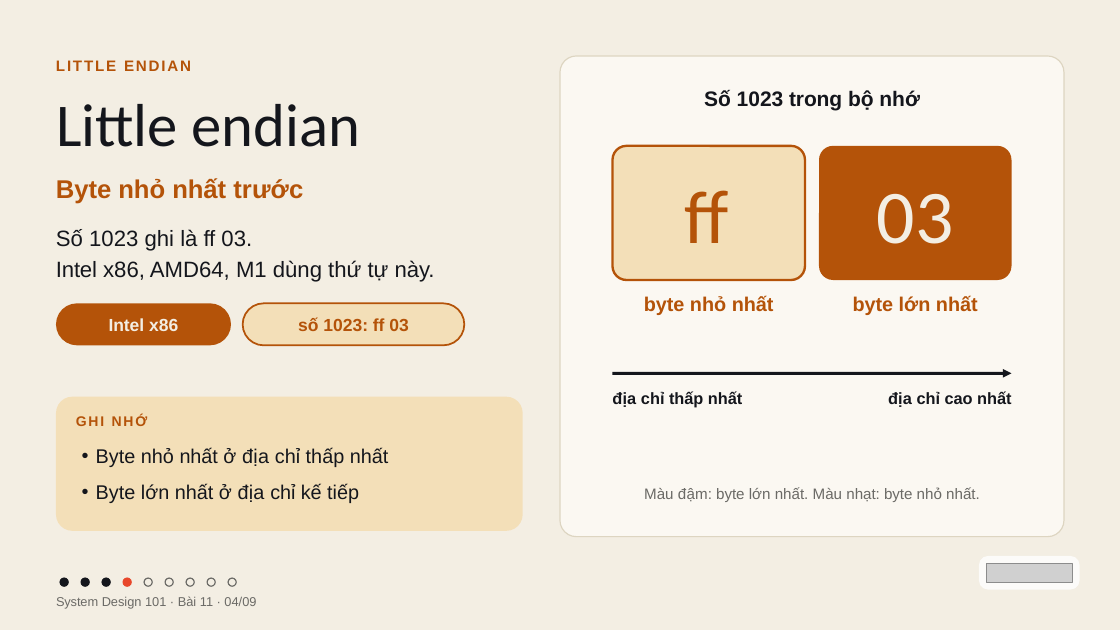
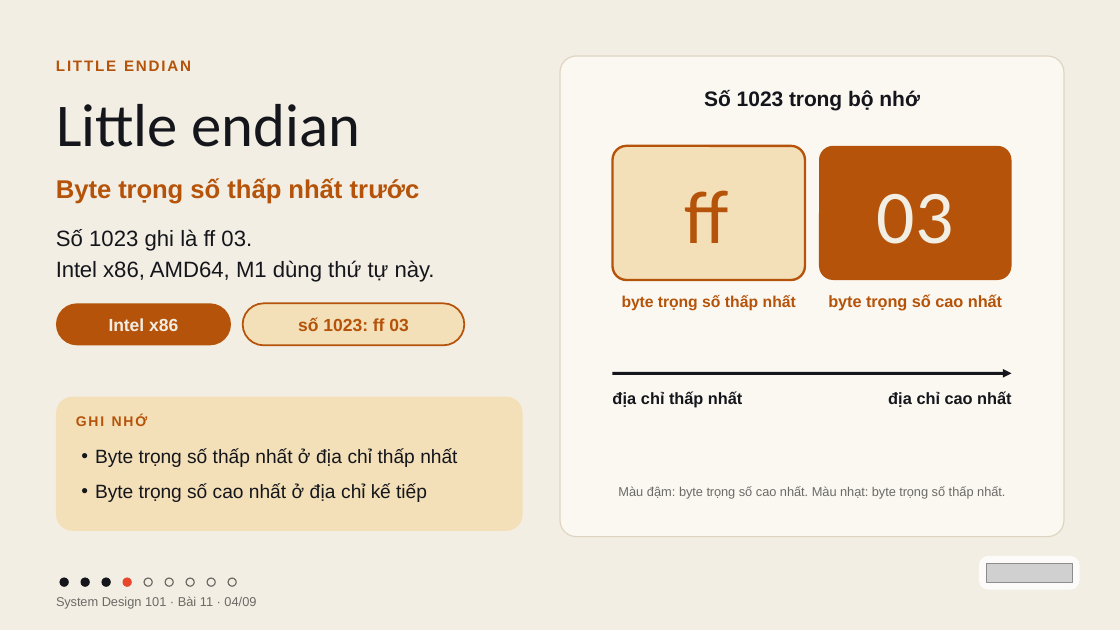
Before and after one commit to vohoailinh90/tool-marketing-studio, a slide deck: slide 4 of system-design-101/vi/lessons/sd-10-011/slides/sd-10-011.pptx. Drawn at 1120x630 pixels with LibreOffice and Linux fonts; fonts in the diff are those of the drawing; grey boxes stand for pictures. Boxes give left, top, right and bottom in pixels: in the first picture for what was removed or moved away, otherwise in the second. Text is boxed around its words. In the diff, an @@ line names an element or a change of style, - is before the commit and + after.

```diff
--- a/system-design-101/vi/lessons/sd-10-011/slides/sd-10-011.pptx
+++ b/system-design-101/vi/lessons/sd-10-011/slides/sd-10-011.pptx
@@ text at [56,178,420,204]: text changed @@
-Byte nhỏ nhất trước
+Byte trọng số thấp nhất trước
@@ text at [622,295,796,311]: text changed; size 25.5 to 20.2 pt @@
-byte nhỏ nhất
+byte trọng số thấp nhất
@@ text at [828,294,1002,311]: text changed; size 25.5 to 21 pt @@
-byte lớn nhất
+byte trọng số cao nhất
@@ text at [95,448,457,502]: text changed; size 25.5 to 24.8 pt @@
-• Byte nhỏ nhất ở địa chỉ thấp nhất
-• Byte lớn nhất ở địa chỉ kế tiếp
+• Byte trọng số thấp nhất ở địa chỉ thấp nhất
+• Byte trọng số cao nhất ở địa chỉ kế tiếp
@@ text at [618,486,1005,499]: text changed; size 19.5 to 16.5 pt @@
-Màu đậm: byte lớn nhất. Màu nhạt: byte nhỏ nhất.
+Màu đậm: byte trọng số cao nhất. Màu nhạt: byte trọng số thấp nhất.
```
Also in this commit, not shown: 5 other slides changed, 3 other files.
